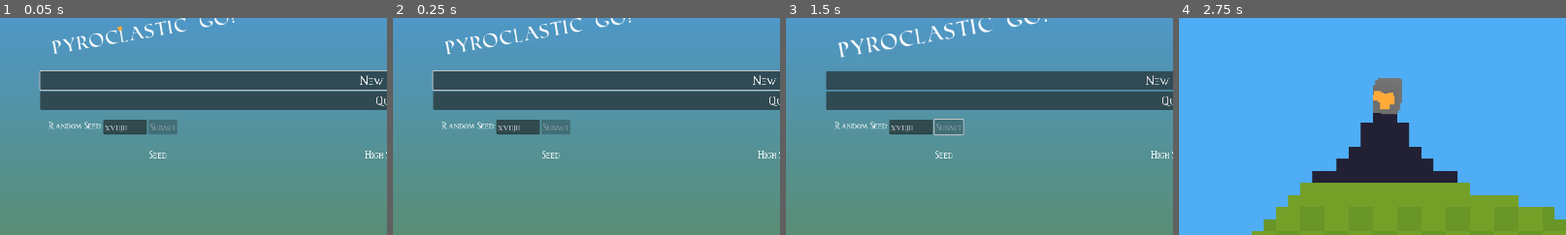
Above: before the commit, frames 1-4 (left to right).
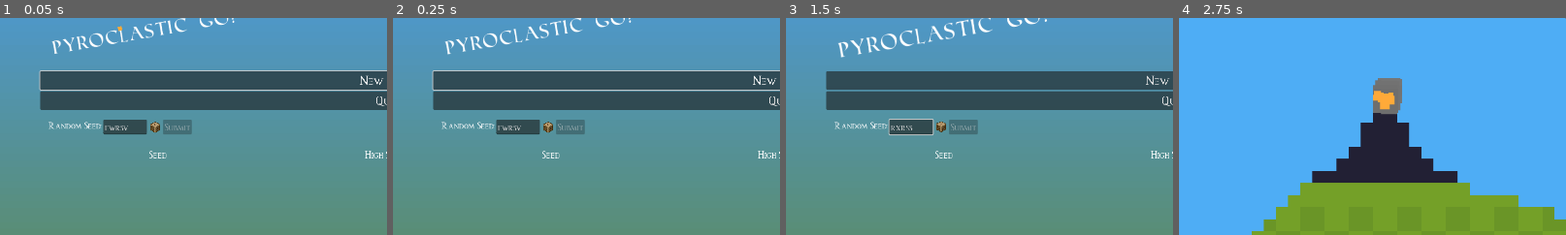
Above: after the commit, the same moments.

Repository: NSchrading/pyroclastic_go
Game: Godot game, scene res://high_res_overlay/game_with_overlay.tscn
Same seed, same stepped clock (60 frames per second), same inputs: the game is played once before the commit and once after it.
Inputs (mouse positions are % of the whole screen's width and height, from its top left):
- Up to frame 1 (0.05 s): no input
- Up to frame 2 (0.25 s): no input
- Up to frame 3 (1.5 s): click (20, 31) at 0.52 s; click (23, 31) at 1.25 s, where only the run after the commit has a clickable "Submit"
- Up to frame 4 (2.75 s): click "New Game" at 2 s
The pictures show only the part of the screen within x 0-50%, y 6-56%; the shares and areas given below are measured in that part.

The runs differ from the first frame. In frame 1, 0.6% of the frame differs, in the area x 27-50%, y 46-54%; in frame 2, 0.6%; in frame 3, 0.8%, in the area x 26-50%, y 46-55%; in frame 4, nothing differs.

Commit message:
Update new game, retry buttons and add randomize seed button

Diff:
--- a/game/game_globals.gd
+++ b/game/game_globals.gd
@@ -3,5 +3,9 @@
 const characters = 'bcdfghjklmnpqrstvwxz'
 
 var game_tick: float = 0.0
-var game_seed: String = characters[randi() % len(characters)] + characters[randi() % len(characters)] + characters[randi() % len(characters)] + characters[randi() % len(characters)] + characters[randi() % len(characters)]
+var game_seed: String = generate_random_seed()
 var input_name: String = "mouse and keyboard"
+
+
+func generate_random_seed() -> String:
+	return characters[randi() % len(characters)] + characters[randi() % len(characters)] + characters[randi() % len(characters)] + characters[randi() % len(characters)] + characters[randi() % len(characters)]
--- a/high_res_overlay/game_with_overlay.gd
+++ b/high_res_overlay/game_with_overlay.gd
@@ -118,6 +118,16 @@
 	main_menu_instance.title_text_animation.play("fun_text")
 
 
+func randomize_seed():
+	main_menu_instance.random_seed_input.text = GameGlobals.generate_random_seed()
+	main_menu_instance.randomize_seed_button.release_focus()
+	main_menu_instance.dice_animation.play("roll")
+	check_seed(main_menu_instance.random_seed_input.text)
+	await main_menu_instance.dice_animation.animation_finished
+	main_menu_instance.randomize_seed_button.grab_focus()
+
+
+
 func check_seed(seed_val: String):
 	main_menu_instance.seed_submit_button.disabled = (len(seed_val) != 5) or seed_val == GameGlobals.game_seed
 
@@ -133,7 +143,10 @@
 	GameGlobals.game_seed = seed_val
 	main_menu_instance.random_seed_input.text = GameGlobals.game_seed
 	main_menu_instance.retry_button.visible = false
+	main_menu_instance.resume_button.visible = false
 	main_menu_instance.seed_submit_button.disabled = true
+	main_menu_instance.new_game_button.text = "New Game"
+	main_menu_instance.button_container.move_child(main_menu_instance.new_game_button, 0)
 
 
 func set_seed_from_button():
@@ -179,6 +192,13 @@
 	main_menu_instance.retry_button.pressed.connect(retry_game)
 	main_menu_instance.retry_button.visible = attempts_on_seed > 0
 
+	if main_menu_instance.retry_button.visible:
+		main_menu_instance.new_game_button.text = "Clear history and retry"
+		main_menu_instance.button_container.move_child(main_menu_instance.new_game_button, 1)
+	else:
+		main_menu_instance.new_game_button.text = "New Game"
+		main_menu_instance.button_container.move_child(main_menu_instance.new_game_button, 0)
+
 	main_menu_instance.resume_button.pressed.connect(close_menu)
 	main_menu_instance.resume_button.visible = game != null
 
@@ -188,6 +208,8 @@
 	main_menu_instance.random_seed_input.text_submitted.connect(set_seed)
 	main_menu_instance.random_seed_input.text_changed.connect(check_seed)
 	main_menu_instance.seed_submit_button.pressed.connect(set_seed_from_button)
+
+	main_menu_instance.randomize_seed_button.pressed.connect(randomize_seed)
 
 	# always refresh the text of the seed input box
 	main_menu_instance.random_seed_input.text = GameGlobals.game_seed
--- a/main_menu/main_menu.gd
+++ b/main_menu/main_menu.gd
@@ -1,17 +1,19 @@
 extends Control
 
 @export var menu_container: PanelContainer
+@export var button_container: VBoxContainer
 @export var new_game_button: Button
 @export var retry_button: Button
 @export var resume_button: Button
 @export var quit_button: Button
 @export var random_seed_input: LineEdit
+@export var randomize_seed_button: TextureButton
+@export var dice_animation: AnimationPlayer
 @export var seed_submit_button: Button
 @export var score_table: Table
 @export var on_screen_keyboard: PanelContainer
 @export var open_source_licenses: Button
 @export var license_container: AcceptDialog
-@export var license_text: RichTextLabel
 @export var title_text: RichTextLabel
 @export var title_text_particles: GPUParticles2D
 @export var title_text_animation: AnimationPlayer
--- a/main_menu/main_menu.tscn
+++ b/main_menu/main_menu.tscn
@@ -1,9 +1,12 @@
-[gd_scene load_steps=18 format=3 uid="uid://c0wwakjxlh3e0"]
+[gd_scene load_steps=24 format=3 uid="uid://c0wwakjxlh3e0"]
 
 [ext_resource type="Script" uid="uid://cp7edaijm31ev" path="res://main_menu/main_menu.gd" id="1_06t4h"]
 [ext_resource type="PackedScene" uid="uid://d4knqd1ntmf3v" path="res://main_menu/table.tscn" id="2_7vrkn"]
 [ext_resource type="Theme" uid="uid://cp8q24ofw3yfc" path="res://fonts/default_font_theme.tres" id="2_nlkkf"]
+[ext_resource type="Texture2D" uid="uid://dvps1f32t0gai" path="res://sprites/dice.png" id="3_6tl50"]
+[ext_resource type="Texture2D" uid="uid://cojpta2jg8v3y" path="res://sprites/dice_press.png" id="4_ia84y"]
 [ext_resource type="Script" uid="uid://cqschvh167jbx" path="res://main_menu/on_screen_keyboard.gd" id="4_jix8l"]
+[ext_resource type="Texture2D" uid="uid://bu2sh0llrxnh" path="res://sprites/dice_focus.png" id="4_t6bnd"]
 [ext_resource type="FontFile" uid="uid://c7g62n6vyc34w" path="res://fonts/Roman SD.ttf" id="5_glbon"]
 
 [sub_resource type="Gradient" id="Gradient_7vrkn"]
@@ -15,6 +18,43 @@
 
 [sub_resource type="StyleBoxTexture" id="StyleBoxTexture_jix8l"]
 texture = SubResource("GradientTexture2D_fu7sn")
+
+[sub_resource type="Animation" id="Animation_ia84y"]
+resource_name = "roll"
+length = 0.15
+tracks/0/type = "value"
+tracks/0/imported = false
+tracks/0/enabled = true
+tracks/0/path = NodePath(".:rotation")
+tracks/0/interp = 1
+tracks/0/loop_wrap = true
+tracks/0/keys = {
+"times": PackedFloat32Array(0, 0.15),
+"transitions": PackedFloat32Array(1, 1),
+"update": 0,
+"values": [0.0, 6.28319]
+}
+
+[sub_resource type="Animation" id="Animation_6at21"]
+length = 0.001
+tracks/0/type = "value"
+tracks/0/imported = false
+tracks/0/enabled = true
+tracks/0/path = NodePath(".:rotation")
+tracks/0/interp = 1
+tracks/0/loop_wrap = true
+tracks/0/keys = {
+"times": PackedFloat32Array(0),
+"transitions": PackedFloat32Array(1),
+"update": 0,
+"values": [0.0]
+}
+
+[sub_resource type="AnimationLibrary" id="AnimationLibrary_og6xe"]
+_data = {
+&"RESET": SubResource("Animation_6at21"),
+&"roll": SubResource("Animation_ia84y")
+}
 
 [sub_resource type="StyleBoxFlat" id="StyleBoxFlat_6tl50"]
 content_margin_left = 10.0
@@ -121,18 +161,21 @@
 &"fun_text": SubResource("Animation_qe12f")
 }
 
-[node name="MainMenu" type="Control" node_paths=PackedStringArray("menu_container", "new_game_button", "retry_button", "resume_button", "quit_button", "random_seed_input", "seed_submit_button", "score_table",  …(129 unchanged characters)…
+[node name="MainMenu" type="Control" node_paths=PackedStringArray("menu_container", "button_container", "new_game_button", "retry_button", "resume_button", "quit_button", "random_seed_input", "randomize_seed_button", "dice_animation", "seed_submit_button", "score_table",  …(129 unchanged characters)…
 layout_mode = 3
 anchors_preset = 0
 size_flags_horizontal = 3
 size_flags_vertical = 3
 script = ExtResource("1_06t4h")
 menu_container = NodePath("PanelContainer")
+button_container = NodePath("PanelContainer/MarginContainer/VBoxContainer")
 new_game_button = NodePath("PanelContainer/MarginContainer/VBoxContainer/NewGameButton")
 retry_button = NodePath("PanelContainer/MarginContainer/VBoxContainer/RetryButton")
 resume_button = NodePath("PanelContainer/MarginContainer/VBoxContainer/ResumeButton")
 quit_button = NodePath("PanelContainer/MarginContainer/VBoxContainer/QuitButton")
 random_seed_input = NodePath("PanelContainer/MarginContainer/VBoxContainer/MarginContainer/HBoxContainer/RandomSeedInput")
+randomize_seed_button = NodePath("PanelContainer/MarginContainer/VBoxContainer/MarginContainer/HBoxContainer/Control/RandomizeSeedButton")
+dice_animation = NodePath("PanelContainer/MarginContainer/VBoxContainer/MarginContainer/HBoxContainer/Control/RandomizeSeedButton/AnimationPlayer")
 seed_submit_button = NodePath("PanelContainer/MarginContainer/VBoxContainer/MarginContainer/HBoxContainer/SeedSubmitButton")
 score_table = NodePath("PanelContainer/MarginContainer/VBoxContainer/ScoreTable")
 on_screen_keyboard = NodePath("PanelContainer/MarginContainer/VBoxContainer/OnScreenKeyboard")
@@ -162,6 +205,7 @@
 
 [node name="NewGameButton" type="Button" parent="PanelContainer/MarginContainer/VBoxContainer"]
 layout_mode = 2
+tooltip_text = "Clear all recorded thymoeides and start a new game on the current seed."
 focus_neighbor_right = NodePath("../RetryButton")
 focus_neighbor_bottom = NodePath("../RetryButton")
 theme = ExtResource("2_nlkkf")
@@ -170,10 +214,11 @@
 [node name="RetryButton" type="Button" parent="PanelContainer/MarginContainer/VBoxContainer"]
 visible = false
 layout_mode = 2
+tooltip_text = "Retry the game on the current seed, keeping any past thymoeides."
 focus_neighbor_right = NodePath("../ResumeButton")
 focus_neighbor_bottom = NodePath("../ResumeButton")
 theme = ExtResource("2_nlkkf")
-text = "Retry With Same Seed"
+text = "Retry"
 
 [node name="ResumeButton" type="Button" parent="PanelContainer/MarginContainer/VBoxContainer"]
 visible = false
@@ -210,8 +255,8 @@
 
 [node name="RandomSeedInput" type="LineEdit" parent="PanelContainer/MarginContainer/VBoxContainer/MarginContainer/HBoxContainer"]
 layout_mode = 2
-focus_neighbor_right = NodePath("../SeedSubmitButton")
-focus_neighbor_bottom = NodePath("../SeedSubmitButton")
+focus_neighbor_right = NodePath("../Control/RandomizeSeedButton")
+focus_neighbor_bottom = NodePath("../Control/RandomizeSeedButton")
 theme = ExtResource("2_nlkkf")
 theme_override_font_sizes/font_size = 24
 max_length = 5
@@ -219,8 +264,39 @@
 emoji_menu_enabled = false
 select_all_on_focus = true
 
+[node name="Control" type="Control" parent="PanelContainer/MarginContainer/VBoxContainer/MarginContainer/HBoxContainer"]
+custom_minimum_size = Vector2(32, 0)
+layout_mode = 2
+
+[node name="RandomizeSeedButton" type="TextureButton" parent="PanelContainer/MarginContainer/VBoxContainer/MarginContainer/HBoxContainer/Control"]
+layout_mode = 1
+anchors_preset = 8
+anchor_left = 0.5
+anchor_top = 0.5
+anchor_right = 0.5
+anchor_bottom = 0.5
+offset_left = -16.0
+offset_top = -16.0
+offset_right = 16.0
+offset_bottom = 16.0
+grow_horizontal = 2
+grow_vertical = 2
+pivot_offset = Vector2(16, 16)
+size_flags_vertical = 4
+focus_neighbor_right = NodePath("../../SeedSubmitButton")
+focus_neighbor_bottom = NodePath("../../SeedSubmitButton")
+texture_normal = ExtResource("3_6tl50")
+texture_pressed = ExtResource("4_ia84y")
+texture_focused = ExtResource("4_t6bnd")
+
+[node name="AnimationPlayer" type="AnimationPlayer" parent="PanelContainer/MarginContainer/VBoxContainer/MarginContainer/HBoxContainer/Control/RandomizeSeedButton"]
+libraries = {
+&"": SubResource("AnimationLibrary_og6xe")
+}
+
 [node name="SeedSubmitButton" type="Button" parent="PanelContainer/MarginContainer/VBoxContainer/MarginContainer/HBoxContainer"]
 layout_mode = 2
+tooltip_text = "Change the seed of the game and get a new set of falling block spawns. Changing this will clear any thymoeides on the previous seed."
 theme = ExtResource("2_nlkkf")
 theme_override_font_sizes/font_size = 24
 disabled = true
Binary file added: sprites/dice.aseprite
Binary file added: sprites/dice.png
Binary file added: sprites/dice_focus.aseprite
Binary file added: sprites/dice_focus.png
Binary file added: sprites/dice_press.aseprite
Binary file added: sprites/dice_press.png
